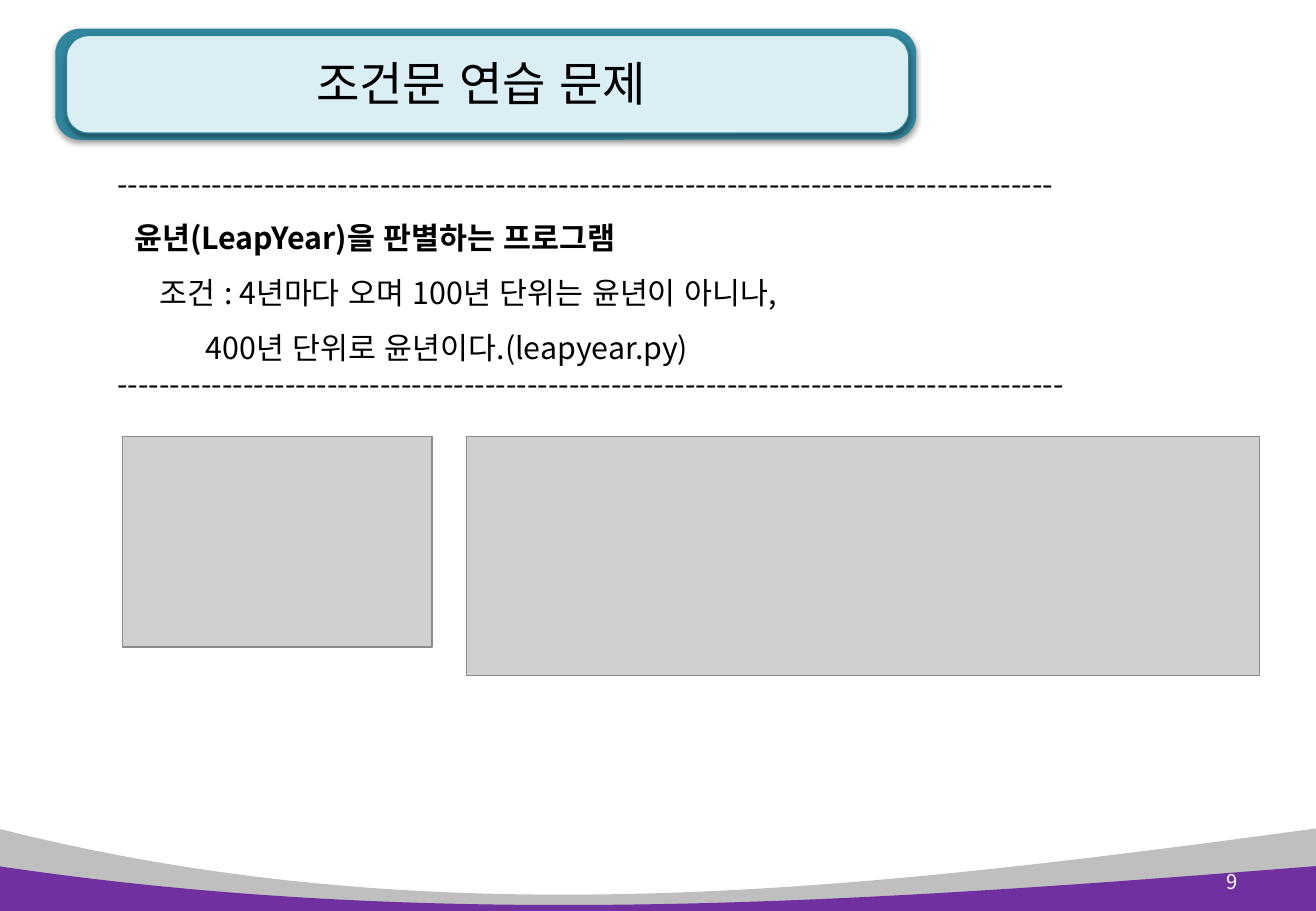
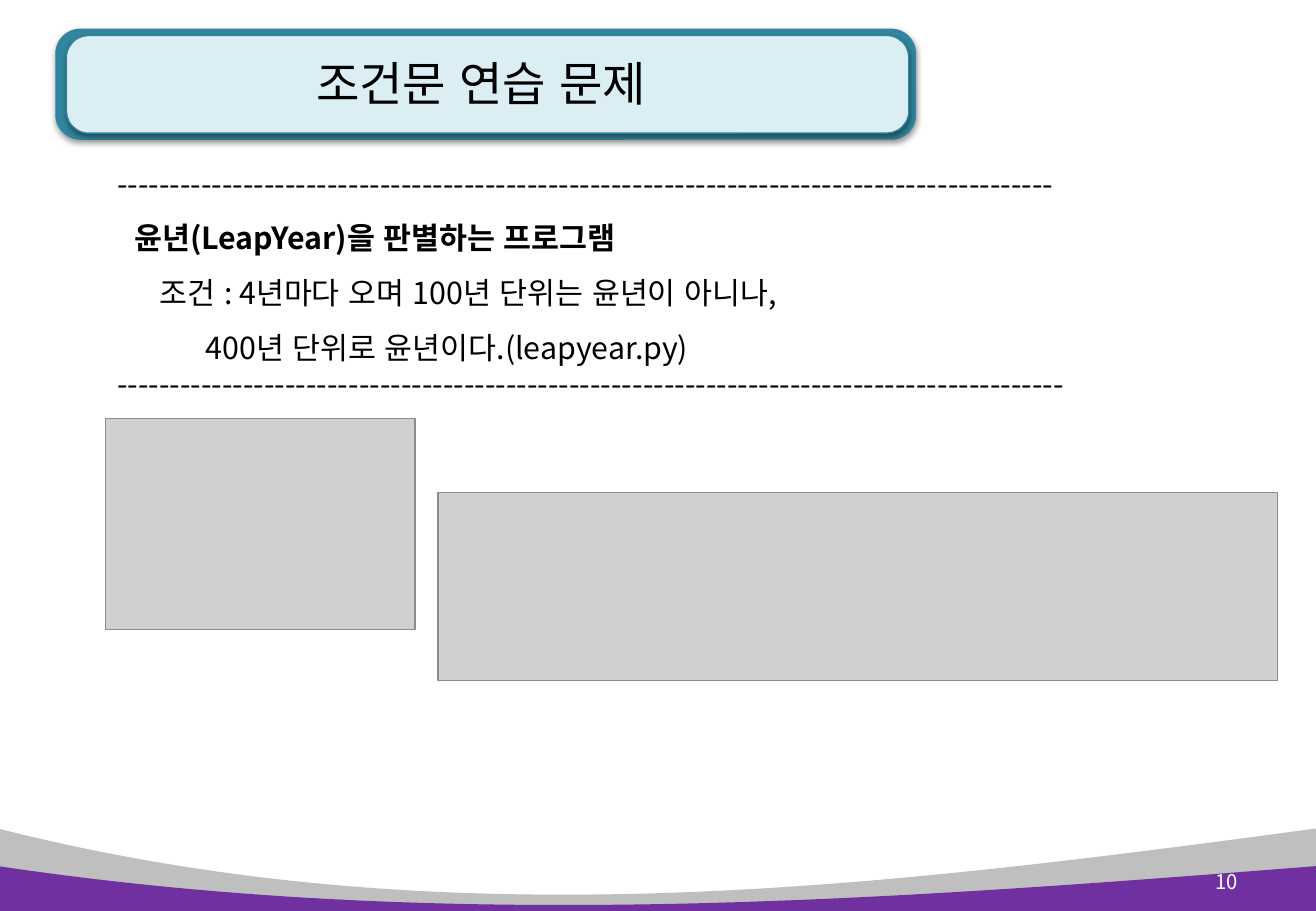
Before and after one commit to kiyongee2/green_pyworks, a slide deck: slide 10 of python_ppt_2023/Python 3장. 제어문(조건, 반복).pptx (slide 9 before the commit). Drawn at 1316x911 pixels with LibreOffice and Linux fonts; fonts in the diff are those of the drawing; grey boxes stand for pictures. Boxes give left, top, right and bottom in pixels: in the first picture for what was removed or moved away, otherwise in the second. Text is boxed around its words. In the diff, an @@ line names an element or a change of style, - is before the commit and + after.

Commit message:
조건반복문

```diff
--- a/python_ppt_2023/Python 3장. 제어문(조건, 반복).pptx
+++ b/python_ppt_2023/Python 3장. 제어문(조건, 반복).pptx
@@ picture: place and size @@
-picture at (123, 436, 433, 646)
+picture at (106, 419, 416, 629)
@@ picture: place and size @@
-picture at (467, 436, 1260, 676)
+picture at (439, 492, 1278, 680)
@@ page number at (1216, 868, 1238, 889): text changed @@
-9
+10
```
Also in this commit, not shown: 7 other slides changed, 5 slides added, 3 other files.
